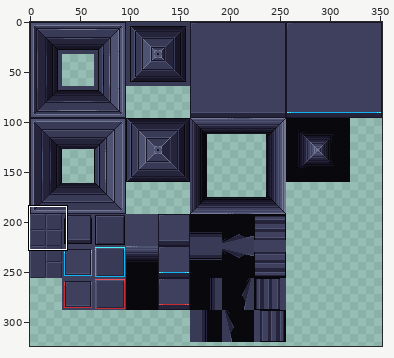
Sprite sheet: src/client/maps/killzone/tileset_main.png. Above: a wide view before the commit, with the close-up outlined.
Close-up. Before the commit:
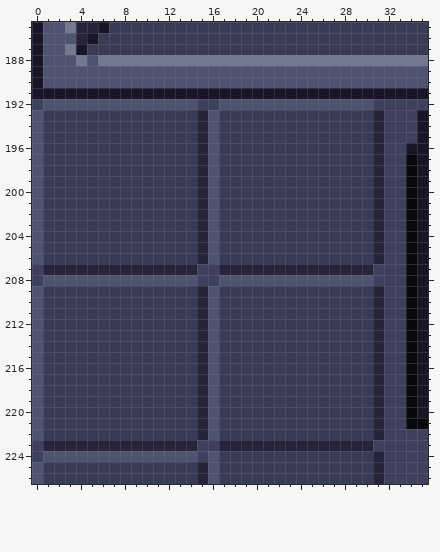
The file is 352x352 pixels. Shown: x 0..35, y 185..226. The wide view leaves out empty margins.
New version:
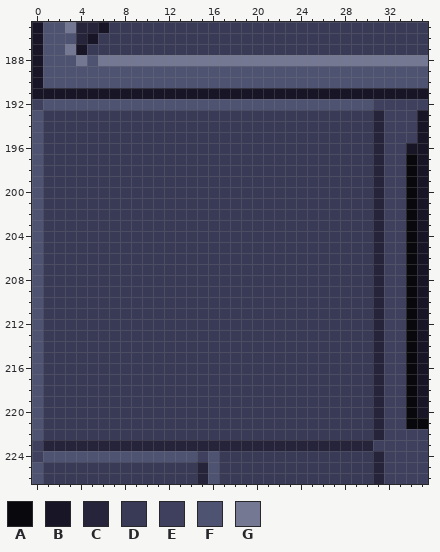
Palette (. is transparent): A #09090d  B #181526  C #26243a  D #393a56  E #3e405d  F #4e5371  G #747892
Commit message: changed tileset to make level look better
Edits made:
{"y":192,"x":15,"old":"EE","new":"FF"}
{"y":193,"x":15,"old":"CF","new":"DD"}
{"y":194,"x":15,"old":"CF","new":"DD"}
{"y":195,"x":15,"old":"CF","new":"DD"}
{"y":196,"x":15,"old":"CF","new":"DD"}
{"y":197,"x":15,"old":"CF","new":"DD"}
{"y":198,"x":15,"old":"CF","new":"DD"}
{"y":199,"x":15,"old":"CF","new":"DD"}
{"y":200,"x":15,"old":"CF","new":"DD"}
{"y":201,"x":15,"old":"CF","new":"DD"}
{"y":202,"x":15,"old":"CF","new":"DD"}
{"y":203,"x":15,"old":"CF","new":"DD"}
{"y":204,"x":15,"old":"CF","new":"DD"}
{"y":205,"x":15,"old":"CF","new":"DD"}
{"y":206,"x":15,"old":"CF","new":"DD"}
{"y":207,"x":0,"old":"ECCCCCCCCCCCCCCEECCCCCCCCCCCCCCE","new":"FDDDDDDDDDDDDDDDDDDDDDDDDDDDDDDC"}
{"y":208,"x":0,"old":"EFFFFFFFFFFFFFFEEFFFFFFFFFFFFFFE","new":"FDDDDDDDDDDDDDDDDDDDDDDDDDDDDDDC"}
{"y":209,"x":15,"old":"CF","new":"DD"}
{"y":210,"x":15,"old":"CF","new":"DD"}
{"y":211,"x":15,"old":"CF","new":"DD"}
{"y":212,"x":15,"old":"CF","new":"DD"}
{"y":213,"x":15,"old":"CF","new":"DD"}
{"y":214,"x":15,"old":"CF","new":"DD"}
{"y":215,"x":15,"old":"CF","new":"DD"}
{"y":216,"x":15,"old":"CF","new":"DD"}
{"y":217,"x":15,"old":"CF","new":"DD"}
{"y":218,"x":15,"old":"CF","new":"DD"}
{"y":219,"x":15,"old":"CF","new":"DD"}
{"y":220,"x":15,"old":"CF","new":"DD"}
{"y":221,"x":15,"old":"CF","new":"DD"}
{"y":222,"x":15,"old":"CF","new":"DD"}
{"y":223,"x":15,"old":"EE","new":"CC"}
{"label":"changed","picture_box":[32,99,384,451]}
